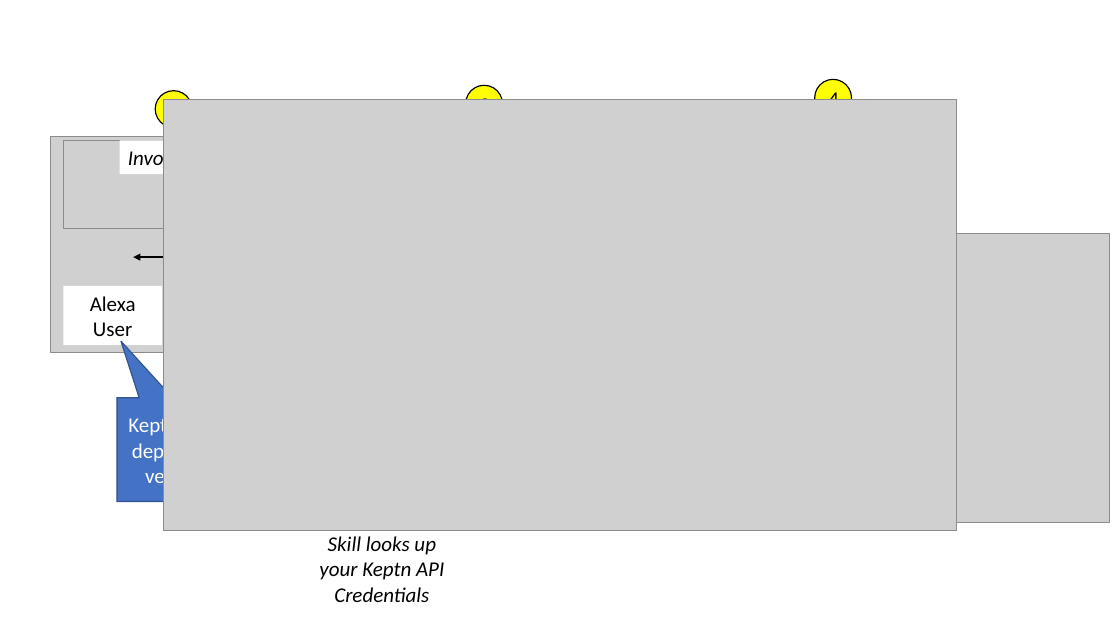
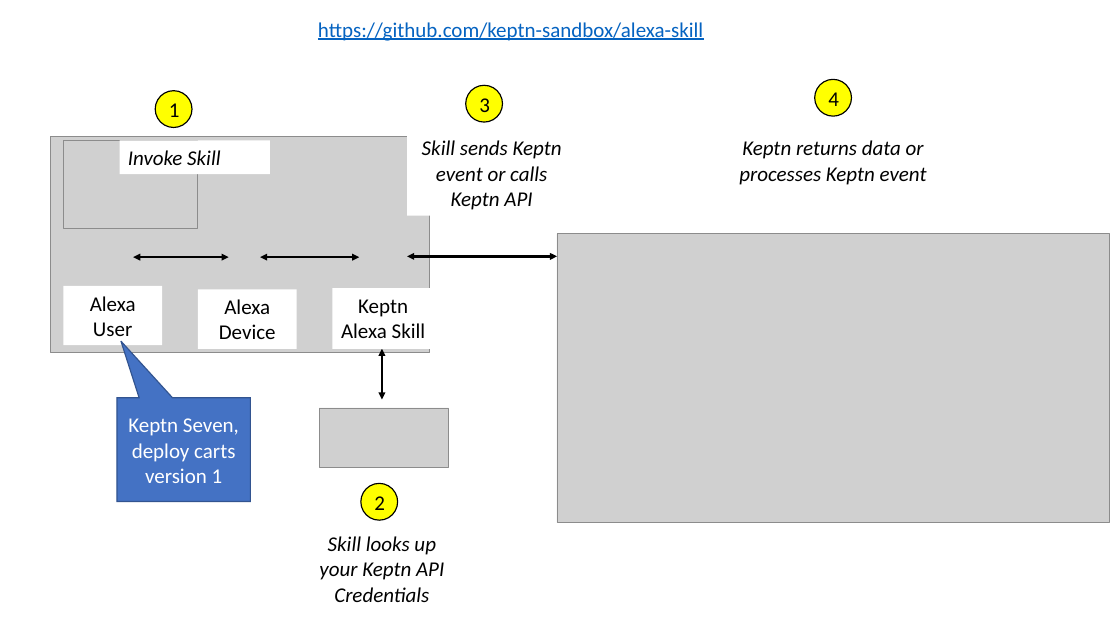
Before and after one commit to keptn-sandbox/alexa-skill, a slide deck: slide 2 of images/images.pptx. Drawn at 1120x630 pixels with LibreOffice and Linux fonts; fonts in the diff are those of the drawing; grey boxes stand for pictures. Boxes give left, top, right and bottom in pixels: in the first picture for what was removed or moved away, otherwise in the second. Text is boxed around its words. In the diff, an @@ line names an element or a change of style, - is before the commit and + after.

Commit message:
picture updates

```diff
--- a/images/images.pptx
+++ b/images/images.pptx
@@ text added at [318, 22, 703, 41], 18 pt, text #0563C1, underline @@
+https://github.com/keptn-sandbox/alexa-skill
@@ picture removed at [163, 100, 956, 530] @@
@@ text added at [422, 140, 562, 210], 18 pt, text #000000, italic @@
+Skill sends Keptn event or calls Keptn API
@@ text added at [739, 140, 927, 185], 18 pt, text #000000, italic @@
+Keptn returns data or processes Keptn event
@@ double arrow added from (260, 257) to (360, 257), #000000 2 pt @@
@@ double arrow added from (408, 256) to (557, 256), #000000 2 pt @@
@@ rectangle added at [198, 290, 297, 350], fill #FFFFFF, 18 pt, text #000000 @@
+Alexa Device
@@ rectangle added at [333, 288, 434, 349], fill #FFFFFF, 18 pt, text #000000 @@
+Keptn Alexa Skill
@@ double arrow added from (382, 349) to (382, 400), #000000 2 pt @@
@@ picture added at [319, 408, 449, 468] @@
@@ ellipse added at [361, 483, 398, 520], fill #FFFF00, outline #000000 1 pt, 18 pt, text #000000 @@
+2
@@ text "Skill looks up your Keptn ..." rewrapped from [304, 527, 460, 612] to [319, 536, 444, 602] @@
```
Also in this commit, not shown: 1 other slide changed.
